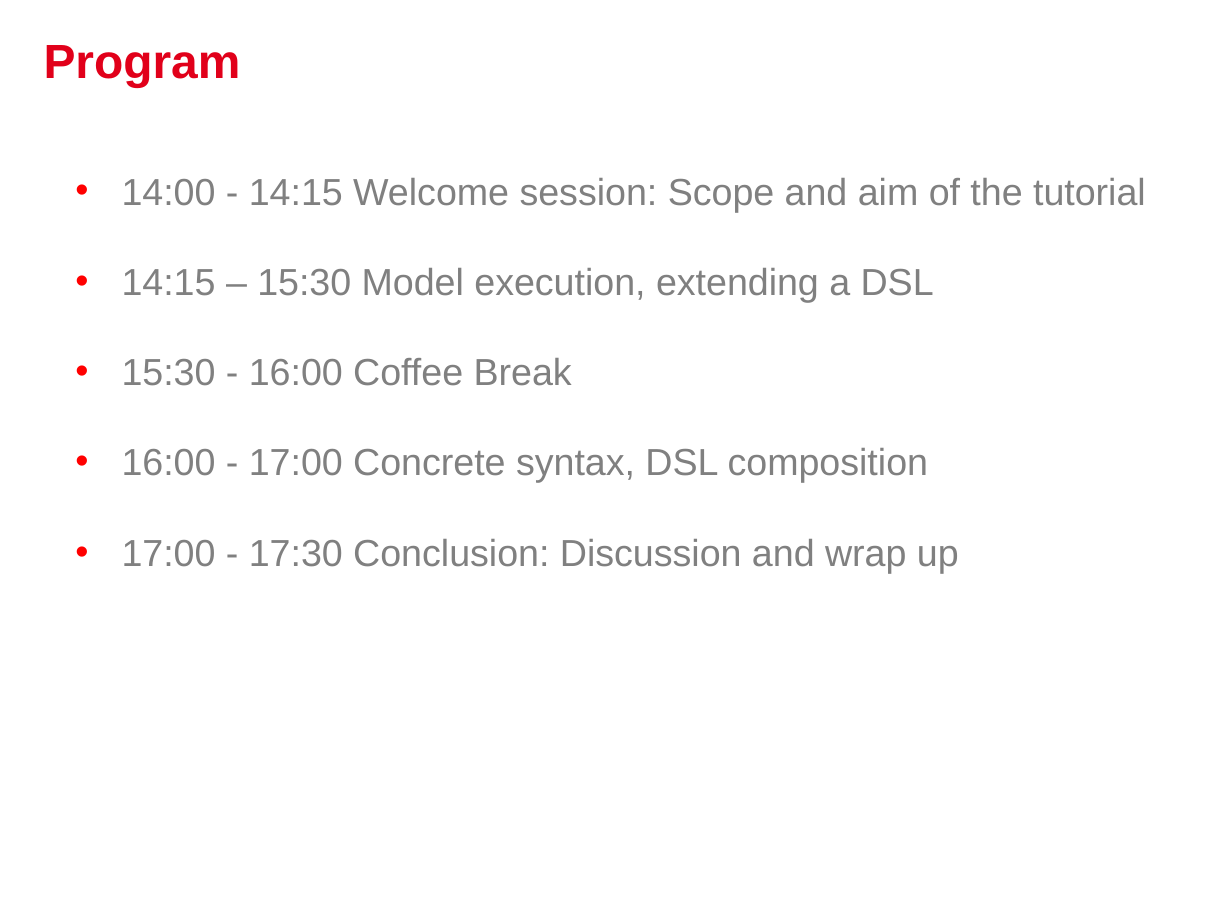
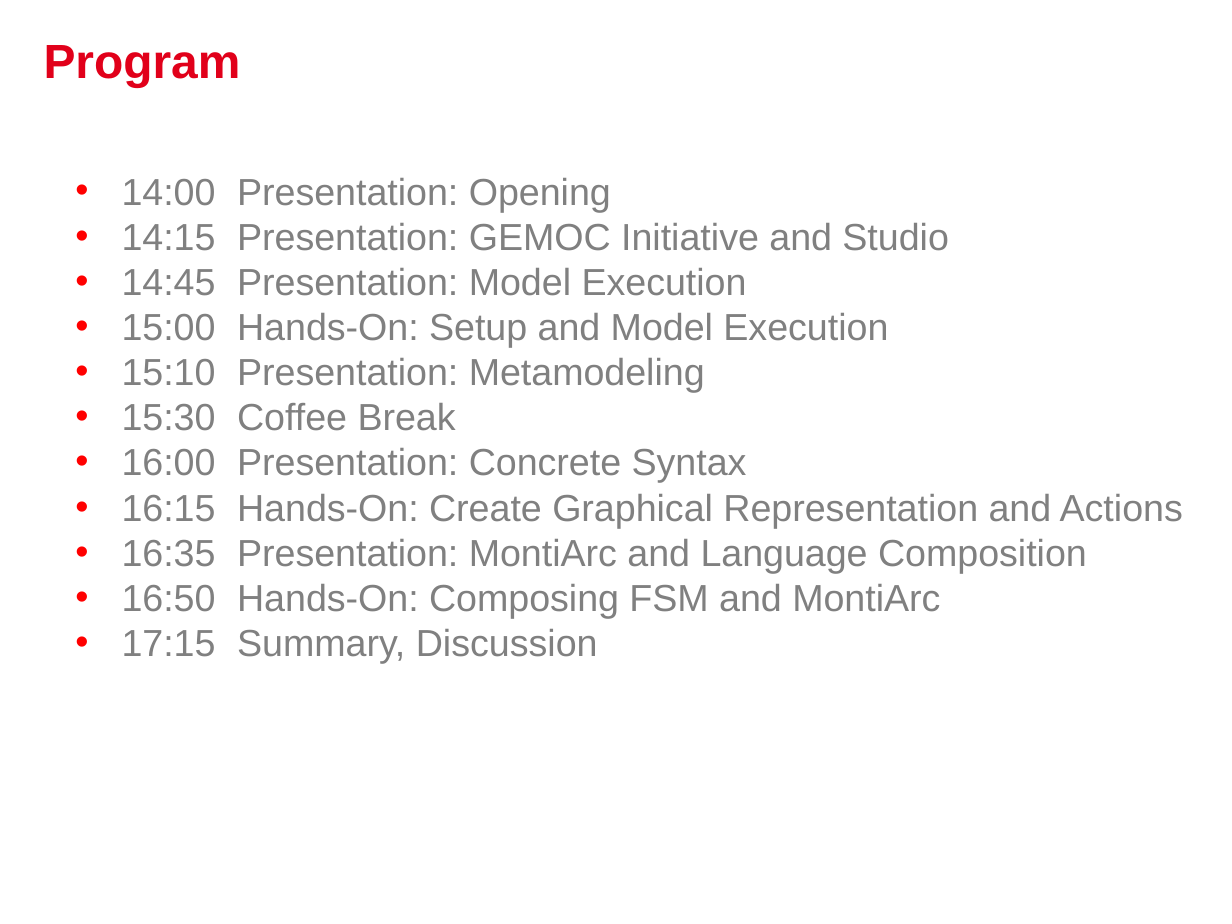
Before and after one commit to gemoc/ICSA2017Tutorial, a slide deck: slide 5 of slides/01.Opening.pptx. Drawn at 1232x924 pixels with LibreOffice and Linux fonts; fonts in the diff are those of the drawing; background and template pictures are left out. Boxes give left, top, right and bottom in pixels: in the first picture for what was removed or moved away, otherwise in the second. Text is boxed around its words. In the diff, an @@ line names an element or a change of style, - is before the commit and + after.

Commit message:
program

```diff
--- a/slides/01.Opening.pptx
+++ b/slides/01.Opening.pptx
@@ text at (122,178,1183,664): text changed @@
-• 14:00 - 14:15 Welcome session: Scope and aim of the tutorial
-• 14:15 – 15:30 Model execution, extending a DSL
-• 15:30 - 16:00 Coffee Break
-• 16:00 - 17:00 Concrete syntax, DSL composition
-• 17:00 - 17:30 Conclusion: Discussion and wrap up
+• 14:00 Presentation: Opening
+• 14:15 Presentation: GEMOC Initiative and Studio
+• 14:45 Presentation: Model Execution
+• 15:00 Hands-On: Setup and Model Execution
+• 15:10 Presentation: Metamodeling
+• 15:30 Coffee Break
+• 16:00 Presentation: Concrete Syntax
+• 16:15 Hands-On: Create Graphical Representation and Actions
+• 16:35 Presentation: MontiArc and Language Composition
+• 16:50 Hands-On: Composing FSM and MontiArc
+• 17:15 Summary, Discussion
```
